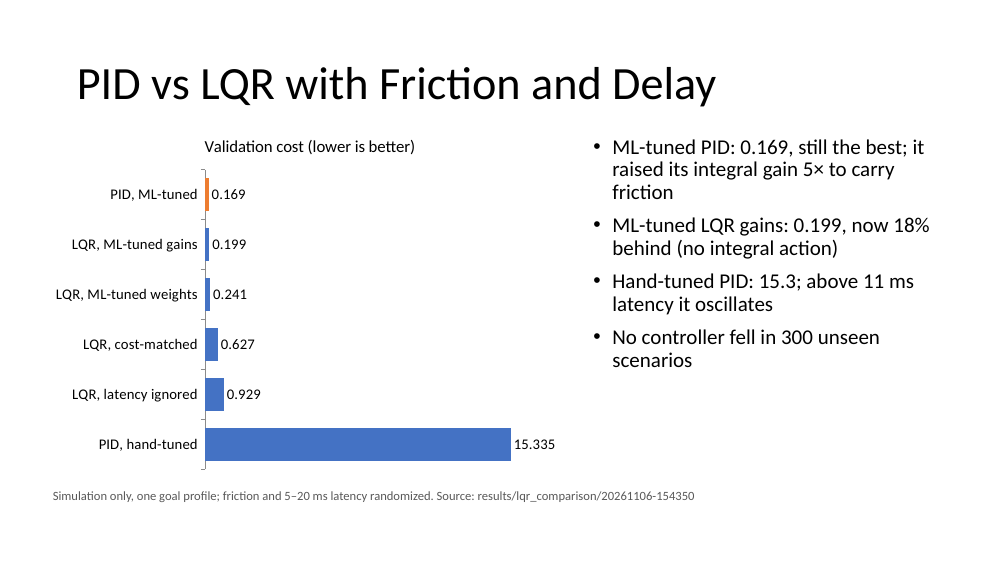
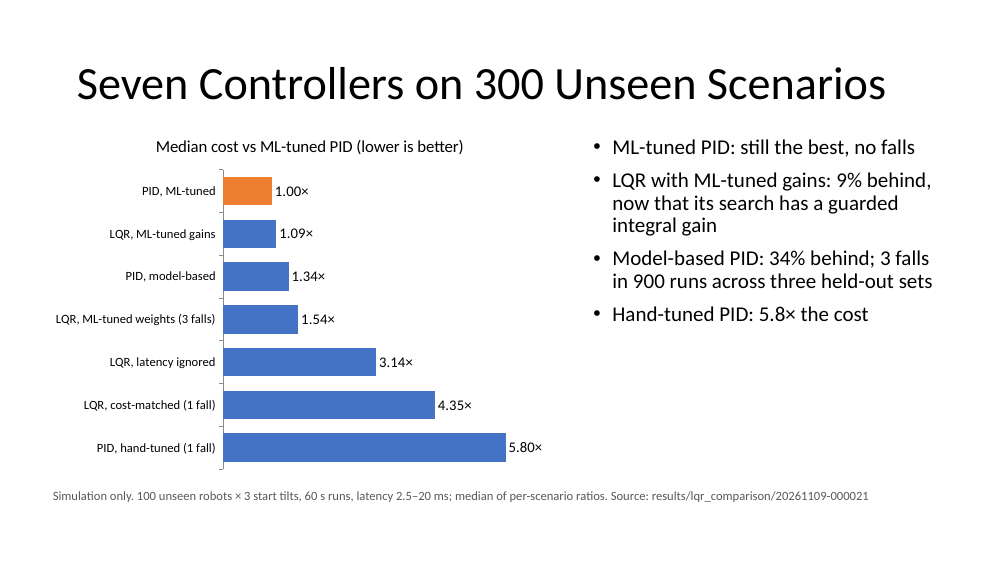
Before and after one commit to evandm4/engr-10301h-balancing-robot, a slide deck: slide 6 of docs/Evan Moore Progress Update.pptx (slide 5 before the commit). Drawn at 1008x567 pixels with LibreOffice and Linux fonts; fonts in the diff are those of the drawing. Boxes give left, top, right and bottom in pixels: in the first picture for what was removed or moved away, otherwise in the second. Text is boxed around its words. In the diff, an @@ line names an element or a change of style, - is before the commit and + after.

```diff
--- a/docs/Evan Moore Progress Update.pptx
+++ b/docs/Evan Moore Progress Update.pptx
@@ title at box(77, 67, 886, 100): text changed @@
-PID vs LQR with Friction and Delay
+Seven Controllers on 300 Unseen Scenarios
@@ bar chart at box(45, 121, 575, 476) @@
@@ title "Validation cost (lower is better)" to "Median cost vs ML-tuned PID (lower is better)" @@
-categories: PID, hand-tuned, LQR, latency ignored, LQR, cost-matched, LQR, ML-tuned weights, LQR, ML-tuned gains, PID, ML-tuned
+categories: PID, hand-tuned (1 fall), LQR, cost-matched (1 fall), LQR, latency ignored, LQR, ML-tuned weights (3 falls), PID, model-based, LQR, ML-tuned gains, PID, ML-tuned
-Series 1: 15.335, 0.929, 0.627, 0.241, 0.199, 0.169
+Series 1: 5.8, 4.35, 3.14, 1.54, 1.34, 1.09, 1
@@ data labels of Series 1 changed @@
@@ category axis changed @@
@@ value axis changed @@
@@ text at box(612, 139, 933, 321): text changed @@
-• ML-tuned PID: 0.169, still the best; it raised its integral gain 5× to carry friction
-• ML-tuned LQR gains: 0.199, now 18% behind (no integral action)
-• Hand-tuned PID: 15.3; above 11 ms latency it oscillates
-• No controller fell in 300 unseen scenarios
+• ML-tuned PID: still the best, no falls
+• LQR with ML-tuned gains: 9% behind, now that its search has a guarded integral gain
+• Model-based PID: 34% behind; 3 falls in 900 runs across three held-out sets
+• Hand-tuned PID: 5.8× the cost
@@ text at box(53, 491, 869, 502): text changed @@
-Simulation only, one goal profile; friction and 5–20 ms latency randomized. Source: results/lqr_comparison/20261106-154350
+Simulation only. 100 unseen robots × 3 start tilts, 60 s runs, latency 2.5–20 ms; median of per-scenario ratios. Source: results/lqr_comparison/20261109-000021
```
Also in this commit, not shown: 5 other slides changed, 1 slide added.
